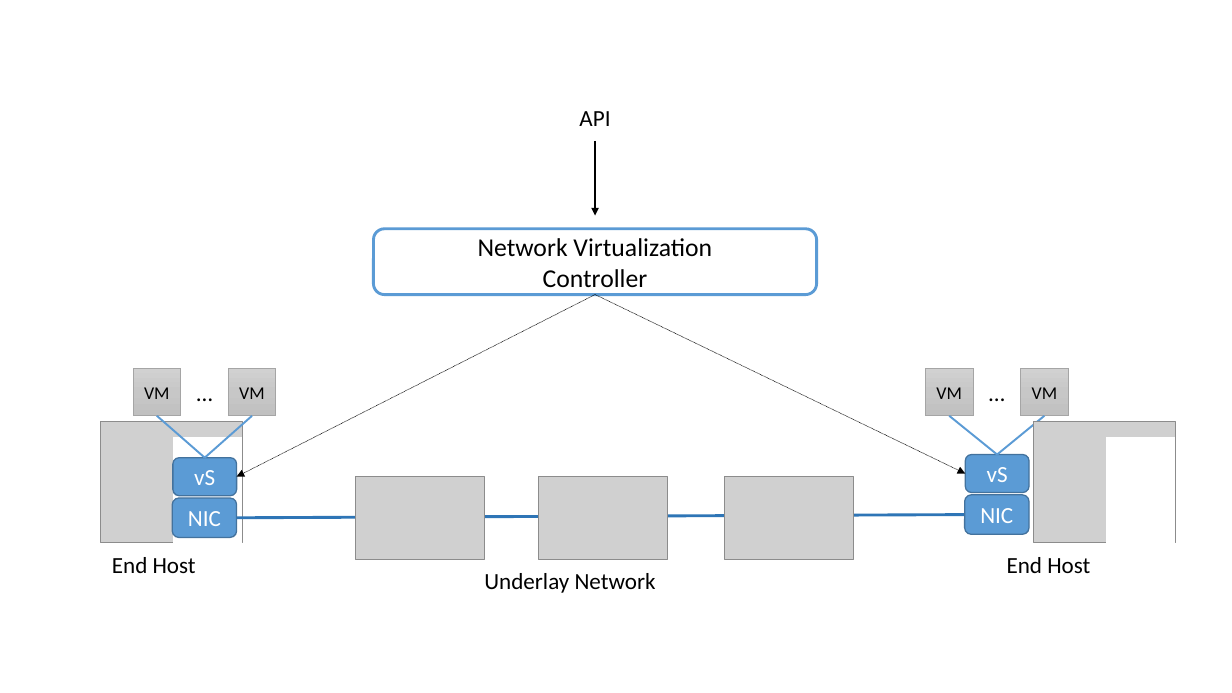
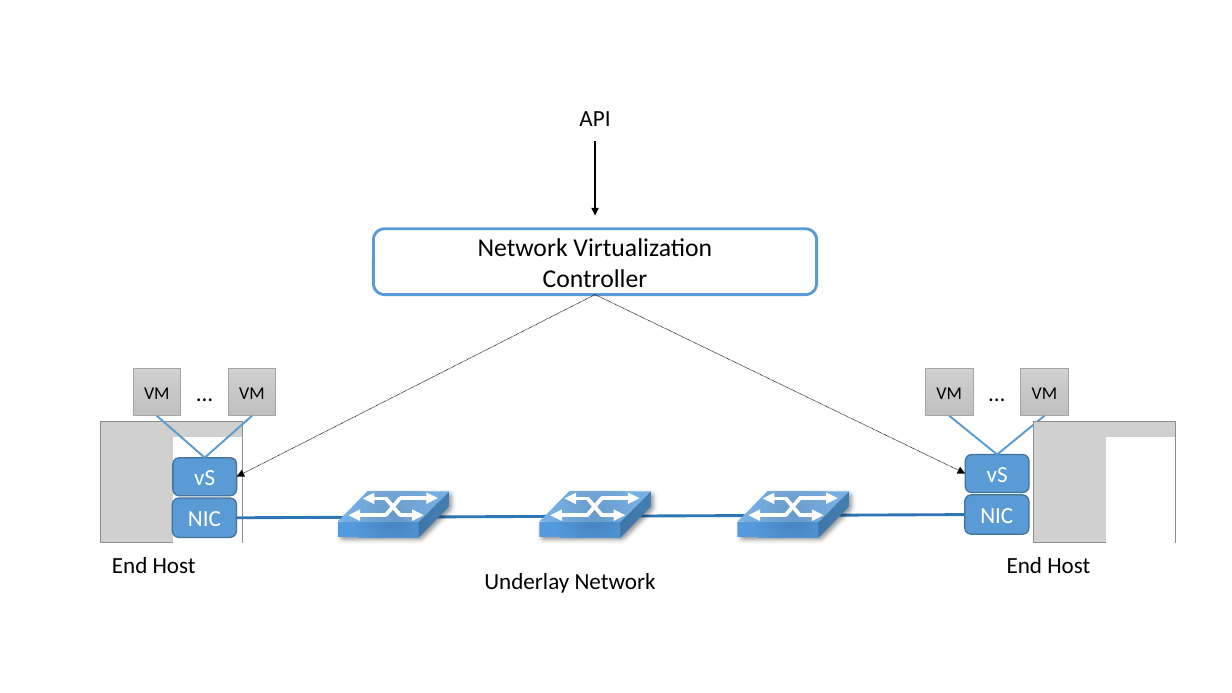
Before and after one commit to SystemsApproach/sdn, a slide deck: slide 44 of figures-alt.pptx. Drawn at 1232x693 pixels with LibreOffice and Linux fonts; fonts in the diff are those of the drawing; grey boxes stand for pictures. Boxes give left, top, right and bottom in pixels: in the first picture for what was removed or moved away, otherwise in the second. Text is boxed around its words. In the diff, an @@ line names an element or a change of style, - is before the commit and + after.

```diff
--- a/figures-alt.pptx
+++ b/figures-alt.pptx
@@ picture removed at box(356, 477, 485, 559) @@
@@ picture removed at box(539, 477, 668, 559) @@
@@ picture removed at box(725, 477, 854, 559) @@
@@ group added at box(337, 492, 449, 537): 4 arrows, 2 lines, 1 cube @@
@@ group added at box(540, 492, 652, 537): 4 arrows, 2 lines, 1 cube @@
@@ group added at box(738, 492, 849, 537): 4 arrows, 2 lines, 1 cube @@
```
Also in this commit, not shown: 7 other slides changed, 25 other files.
